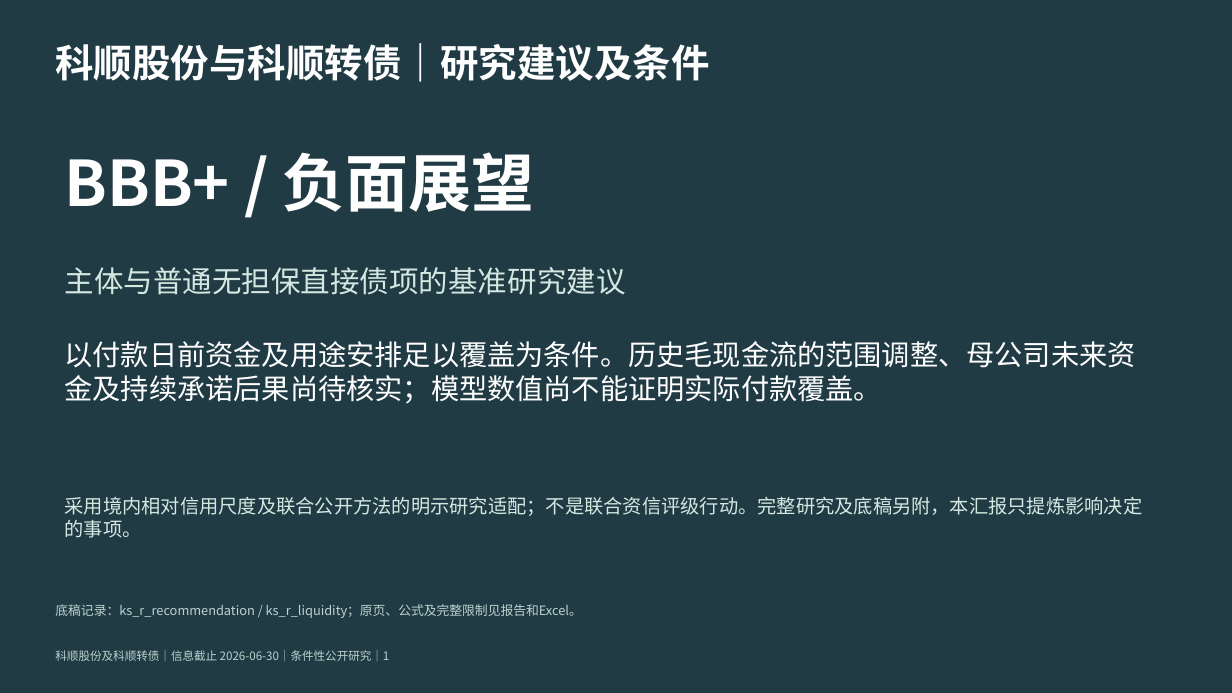
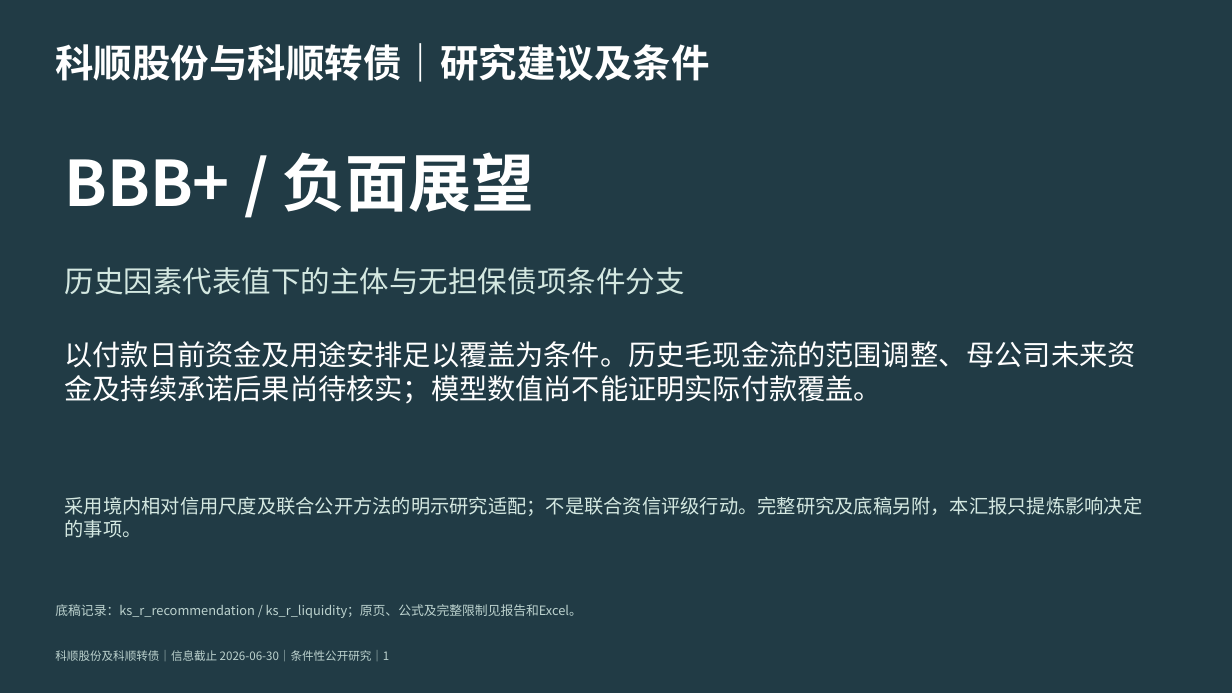
Before and after one commit to qingkongwanli0l/annual-report-analysis, a slide deck: slide 1 of examples/keshun-2025/deliverables/research-brief.pptx. Drawn at 1232x693 pixels with LibreOffice and Linux fonts; fonts in the diff are those of the drawing. Boxes give left, top, right and bottom in pixels: in the first picture for what was removed or moved away, otherwise in the second. Text is boxed around its words. In the diff, an @@ line names an element or a change of style, - is before the commit and + after.

```diff
--- a/examples/keshun-2025/deliverables/research-brief.pptx
+++ b/examples/keshun-2025/deliverables/research-brief.pptx
@@ text at (65, 267, 685, 295): text changed @@
-主体与普通无担保直接债项的基准研究建议
+历史因素代表值下的主体与无担保债项条件分支
```
Also in this commit, not shown: 1 other slide changed, 1 slide added, 1 slide removed, 12 other files.
